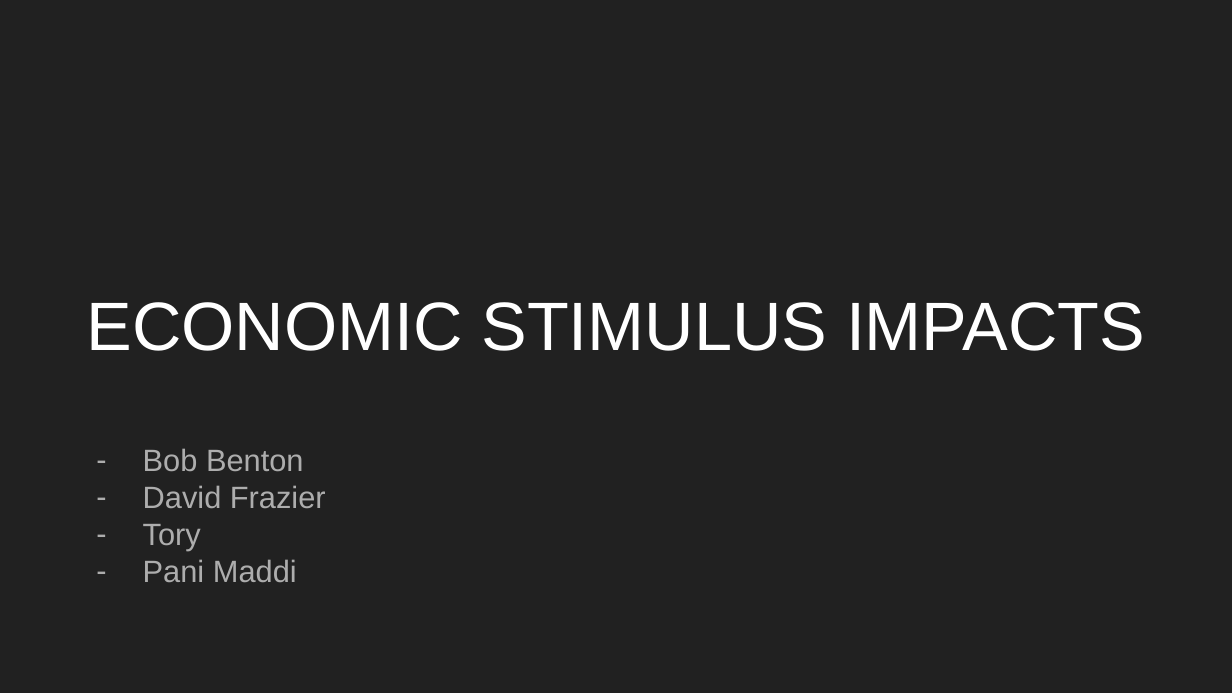
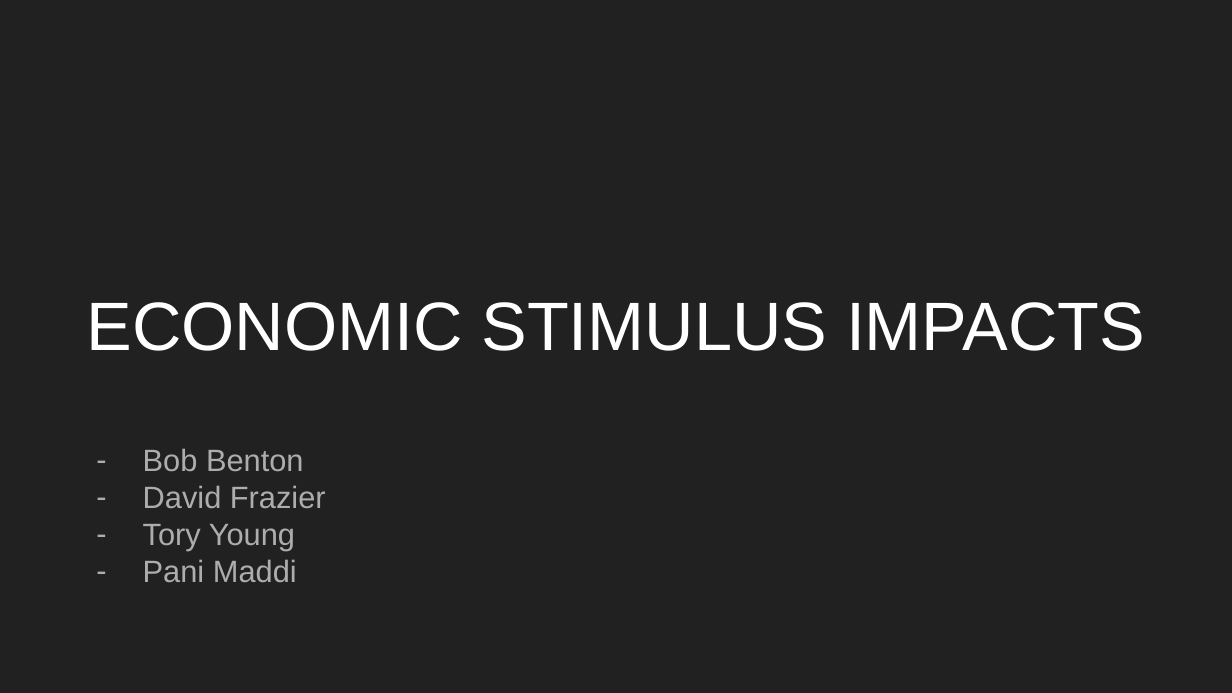
Before and after one commit to tyoung65/Econimic_Stimulus_Research-, a slide deck: slide 1 of ECONOMIC STIMULUS IMPACTS.pptx. Drawn at 1232x693 pixels with LibreOffice and Linux fonts; fonts in the diff are those of the drawing. Boxes give left, top, right and bottom in pixels: in the first picture for what was removed or moved away, otherwise in the second. Text is boxed around its words. In the diff, an @@ line names an element or a change of style, - is before the commit and + after.

```diff
--- a/ECONOMIC STIMULUS IMPACTS.pptx
+++ b/ECONOMIC STIMULUS IMPACTS.pptx
@@ subtitle at box(143, 524, 295, 551): text changed @@
-– Tory
+– Tory Young
```
Also in this commit, not shown: 2 slides added, 1 other file.
